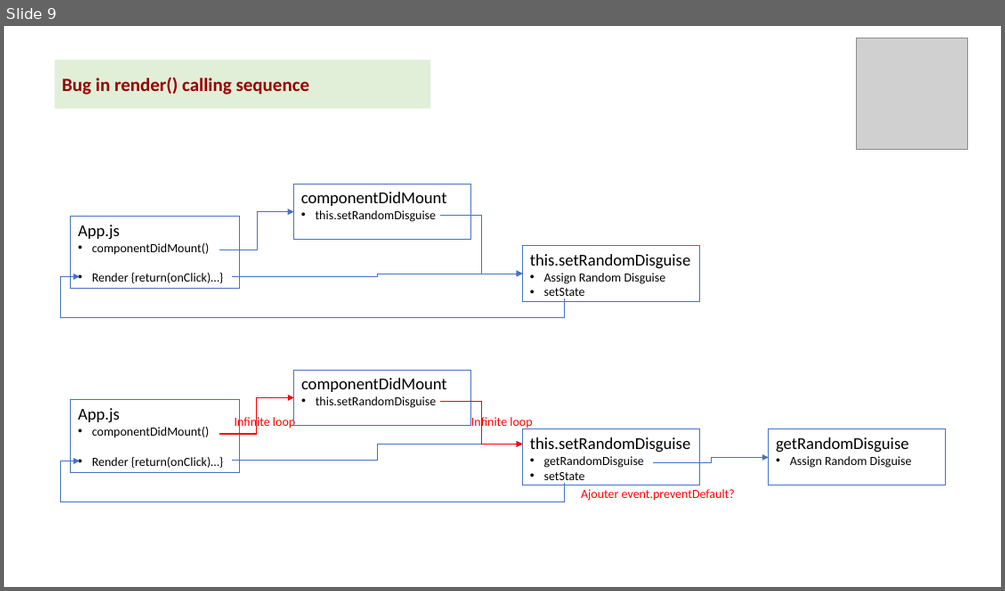
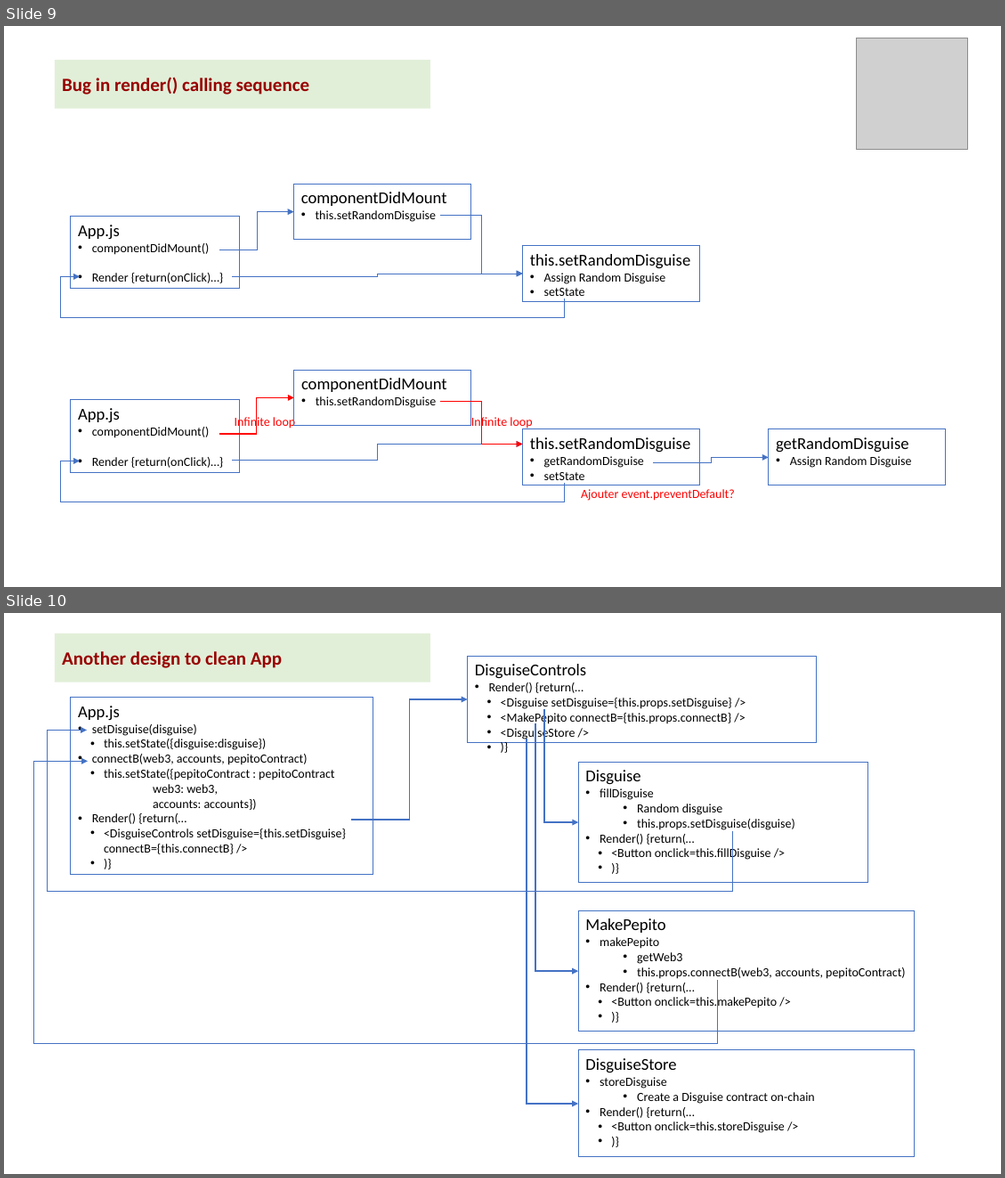
Before and after one commit to kvutien/Project-Machu-Picchu-2020, a slide deck: Pepito/Final Project Design.pptx. Shown one above the other, each under a label of ours: slide 9 before the commit, slides 9 and 10 after it. The pictures are 1005x591 and 1005x1178 pixels, drawn with LibreOffice and Linux fonts; fonts in the diff are those of the drawing; grey boxes stand for pictures. Boxes give left, top, right and bottom in pixels: in the first picture for what was removed or moved away, otherwise in the second. Text is boxed around its words. In the diff, an @@ line names an element or a change of style, - is before the commit and + after.

Commit message:
refactor App.js moving out random disguise generation

```diff
--- a/Pepito/Final Project Design.pptx
+++ b/Pepito/Final Project Design.pptx
@@ slide 10 added at [4, 613, 1001, 1174], background #FFFFFF @@
@@ rectangle added at [55, 633, 430, 682], fill #E1EFD8, 18 pt, text #980000, bold @@
+Another design to clean App
@@ rectangle added at [468, 656, 817, 742], outline #4472C4 0.75 pt, 12 pt, text #000000 @@
+DisguiseControls
+• Render() {return(…
+  • <Disguise setDisguise={this.props.setDisguise} />
+  • <MakePepito connectB={this.props.connectB} />
+  • <DisguiseStore />
+  • )}
@@ rectangle added at [71, 698, 372, 875], outline #4472C4 0.75 pt, 12 pt, text #000000 @@
+App.js
+• setDisguise(disguise)
+  • this.setState({disguise:disguise})
+• connectB(web3, accounts, pepitoContract)
+  • this.setState({pepitoContract : pepitoContract
+    web3: web3,
+    accounts: accounts})
+• Render() {return(…
+  • <DisguiseControls setDisguise={this.setDisguise}
+    connectB={this.connectB} />
+  • )}
@@ elbow arrow added from (352, 819) to (468, 699), #4472C4 1 pt @@
@@ elbow arrow added from (544, 709) to (578, 822), #4472C4 1 pt @@
@@ elbow arrow added from (732, 831) to (87, 730), #4472C4 1 pt @@
@@ elbow arrow added from (526, 738) to (578, 1103), #4472C4 1 pt @@
@@ elbow arrow added from (535, 723) to (578, 971), #4472C4 1 pt @@
@@ elbow arrow added from (718, 981) to (88, 761), #4472C4 1 pt @@
@@ rectangle added at [578, 762, 868, 883], outline #4472C4 0.75 pt, 12 pt, text #000000 @@
+Disguise
+• fillDisguise
+  • Random disguise
+  • this.props.setDisguise(disguise)
+• Render() {return(…
+  • <Button onclick=this.fillDisguise />
+  • )}
@@ rectangle added at [578, 910, 914, 1032], outline #4472C4 0.75 pt, 12 pt, text #000000 @@
+MakePepito
+• makePepito
+  • getWeb3
+  • this.props.connectB(web3, accounts, pepitoContract)
+• Render() {return(…
+  • <Button onclick=this.makePepito />
+  • )}
@@ rectangle added at [578, 1050, 914, 1157], outline #4472C4 0.75 pt, 12 pt, text #000000 @@
+DisguiseStore
+• storeDisguise
+  • Create a Disguise contract on-chain
+• Render() {return(…
+  • <Button onclick=this.storeDisguise />
+  • )}
```
Also in this commit, not shown: 1 other slide added, 5 other files.
